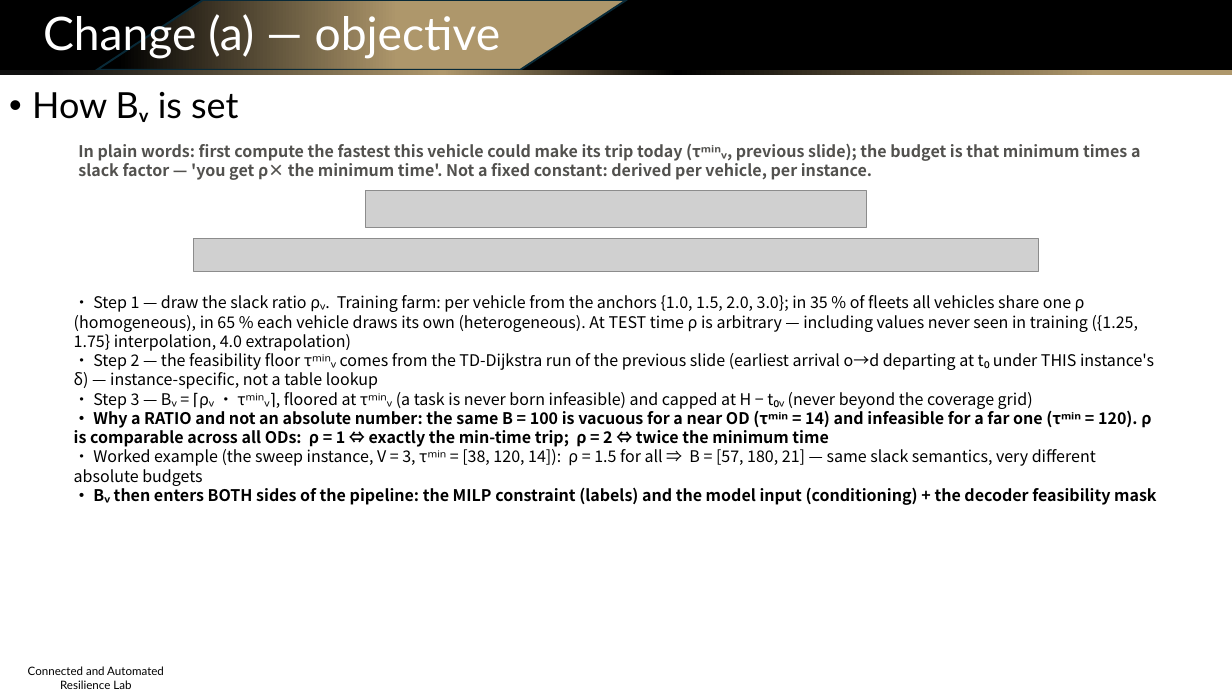
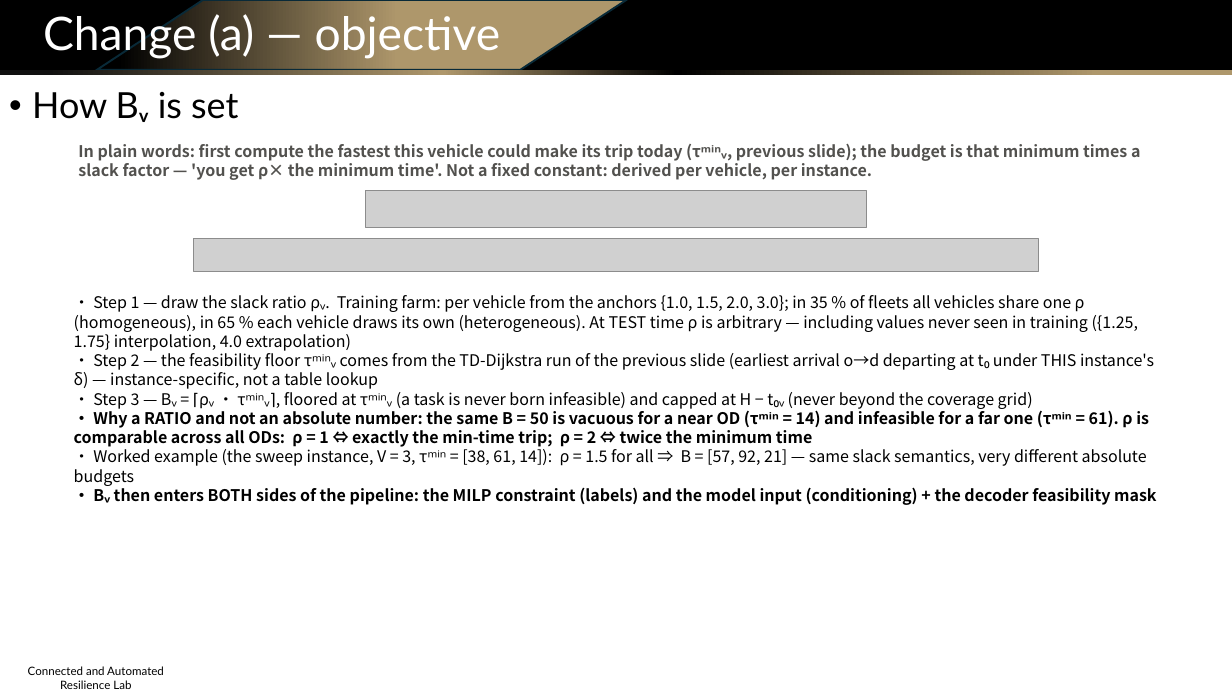
Before and after one commit to Dylan-Wyl10/RoboSense, a slide deck: slide 12 of experiments/20260804-budget-conditioning/ppt/sensing_routing_method_and_results.pptx. Drawn at 1232x693 pixels with LibreOffice and Linux fonts; fonts in the diff are those of the drawing; grey boxes stand for pictures; background and template pictures are left out. Boxes give left, top, right and bottom in pixels: in the first picture for what was removed or moved away, otherwise in the second. Text is boxed around its words. In the diff, an @@ line names an element or a change of style, - is before the commit and + after.

```diff
--- a/experiments/20260804-budget-conditioning/ppt/sensing_routing_method_and_results.pptx
+++ b/experiments/20260804-budget-conditioning/ppt/sensing_routing_method_and_results.pptx
@@ text at <box>74,408,1149,486</box>: text changed @@
-• Why a RATIO and not an absolute number: the same B = 100 is vacuous for a near OD (τᵐⁱⁿ = 14) and infeasible for a far one (τᵐⁱⁿ = 120). ρ is comparable across all ODs: ρ = 1 ⇔ exactly the min-time trip; ρ = 2 ⇔ twice the minimum time
-• Worked example (the sweep instance, V = 3, τᵐⁱⁿ = [38, 120, 14]): ρ = 1.5 for all ⇒ B = [57, 180, 21] — same slack semantics, very different absolute budgets
+• Why a RATIO and not an absolute number: the same B = 50 is vacuous for a near OD (τᵐⁱⁿ = 14) and infeasible for a far one (τᵐⁱⁿ = 61). ρ is comparable across all ODs: ρ = 1 ⇔ exactly the min-time trip; ρ = 2 ⇔ twice the minimum time
+• Worked example (the sweep instance, V = 3, τᵐⁱⁿ = [38, 61, 14]): ρ = 1.5 for all ⇒ B = [57, 92, 21] — same slack semantics, very different absolute budgets
```
Also in this commit, not shown: 12 other slides changed, 26 other files.
